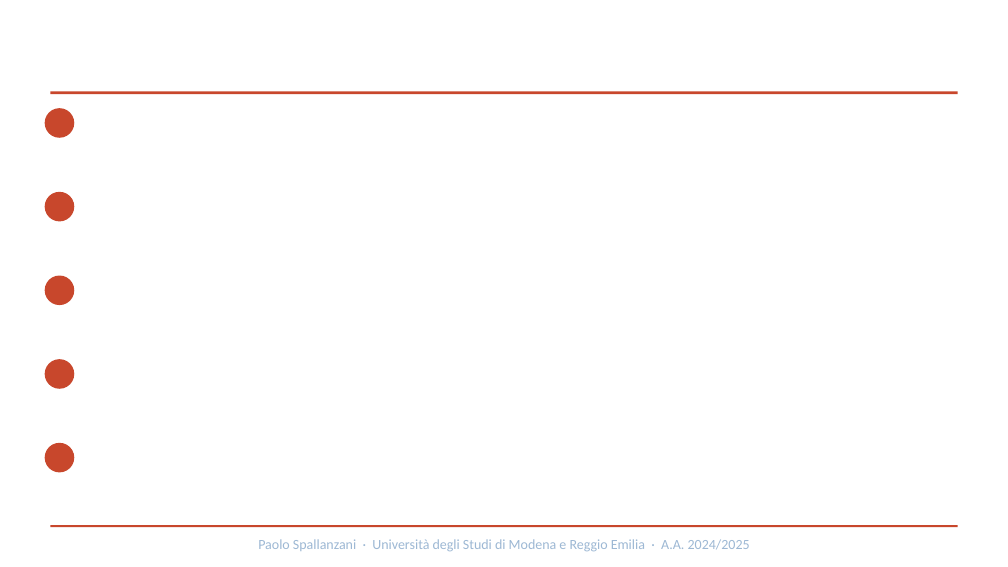
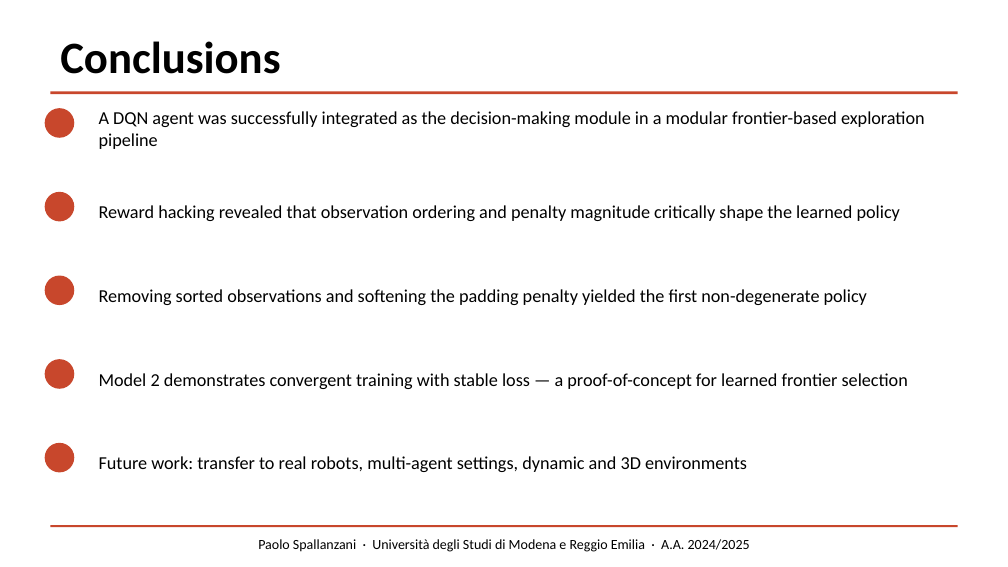
Before and after one commit to Paolo-Spall/presentazione_tesi_dae, a slide deck: slide 18 of presentation_draft.pptx. Drawn at 1008x567 pixels with LibreOffice and Linux fonts; fonts in the diff are those of the drawing. Boxes give left, top, right and bottom in pixels: in the first picture for what was removed or moved away, otherwise in the second. Text is boxed around its words. In the diff, an @@ line names an element or a change of style, - is before the commit and + after.

```diff
--- a/presentation_draft.pptx
+++ b/presentation_draft.pptx
@@ text added at (60, 41, 280, 74), 32 pt, text #000000, bold @@
+Conclusions
@@ text added at (99, 111, 925, 149), 13 pt, text #000000 @@
+A DQN agent was successfully integrated as the decision-making module in a modular frontier-based exploration pipeline
@@ text added at (99, 205, 900, 221), 13 pt, text #000000 @@
+Reward hacking revealed that observation ordering and penalty magnitude critically shape the learned policy
@@ text added at (99, 289, 867, 305), 13 pt, text #000000 @@
+Removing sorted observations and softening the padding penalty yielded the first non-degenerate policy
@@ text added at (99, 373, 908, 389), 13 pt, text #000000 @@
+Model 2 demonstrates convergent training with stable loss — a proof-of-concept for learned frontier selection
@@ text added at (99, 456, 747, 472), 13 pt, text #000000 @@
+Future work: transfer to real robots, multi-agent settings, dynamic and 3D environments
@@ text "Paolo Spallanzani · Università degli ..." at (258, 539, 750, 552): text colour #9DB8D4 to #000000 @@
```
Also in this commit, not shown: 1 other slide changed, 3 other files.
